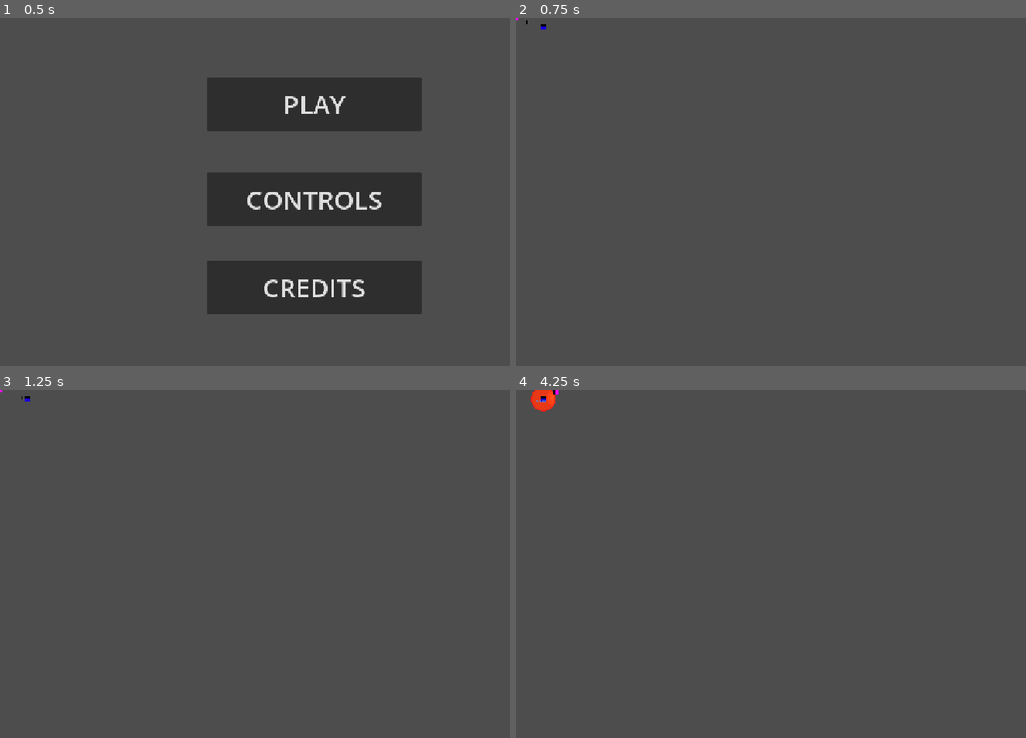
Above: before the commit, frames 1-4 (two rows, left to right).
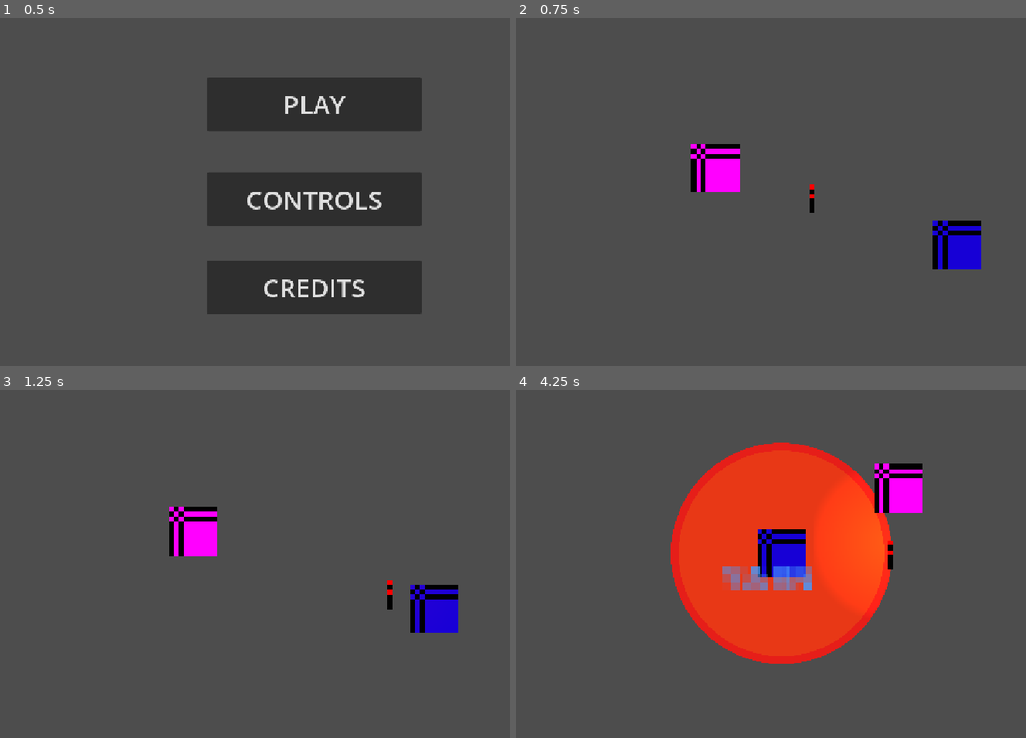
Above: after the commit, the same moments.

Repository: anqilique/GDGJam2-2025
Game: Godot game, scene res://Scenes/start_menu.tscn
The game is run twice, just before and just after one commit, with the same random seed, the same clock (stepped at 60 frames per second) and the same inputs.
Inputs (mouse positions are in pixels of both pictures, inside the frame that each line leads up to):
- Up to frame 1 (0.5 s): no input
- Up to frame 2 (0.75 s): click "PLAY" at 0.5 s
- Up to frame 3 (1.25 s): no input
- Up to frame 4 (4.25 s): move the mouse to (959, 546) at 1.27 s; hold D (fire_cat_move_right) 1.28-2.03 s; click (959, 546) at 1.35 s; move the mouse to (699, 581) at 2.02 s; hold S (fire_cat_move_down) 2.03-2.78 s; tap Space (yarn_cat_pass_torch) at 2.1, 3.6 s; move the mouse to (888, 487) at 2.77 s; hold D (fire_cat_move_right) 2.78-3.53 s; click (888, 487) at 2.85 s; move the mouse to (796, 633) at 3.52 s; hold W (fire_cat_move_up) from 3.53 s (still down)

Frame 1 is identical in both runs. In frame 2, 2.8% of the frame differs, in the area x 0-92%, y 0-73%; in frame 3, 2.7%; in frame 4, 23%, in the area x 2-80%, y 0-79%.

Commit message:
fixed everything

Diff:
--- a/Scenes/main.tscn
+++ b/Scenes/main.tscn
@@ -1,11 +1,11 @@
-[gd_scene load_steps=7 format=3 uid="uid://cu7k1o7cvtfnr"]
+[gd_scene load_steps=7 format=3 uid="uid://cxay66w25d02m"]
 
 [ext_resource type="Script" uid="uid://bcrdf5jxhxnun" path="res://Scripts/main.gd" id="1_21xkr"]
 [ext_resource type="PackedScene" uid="uid://r7jxd36vluqq" path="res://Scenes/fire_cat.tscn" id="2_bo1nx"]
-[ext_resource type="Script" uid="uid://cha0dey3px8f1" path="res://Scripts/CameraController.gd" id="2_kry3j"]
 [ext_resource type="PackedScene" uid="uid://2t5bc1akjdes" path="res://Scenes/yarn_cat.tscn" id="3_8gbba"]
 [ext_resource type="PackedScene" uid="uid://clawv8kask8pi" path="res://Scenes/shadow.tscn" id="4_jjvhh"]
-[ext_resource type="PackedScene" uid="uid://bm0xq7m4hiuve" path="res://Scenes/torch.tscn" id="5_21xkr"]
+[ext_resource type="PackedScene" uid="uid://bm0xq7m4hiuve" path="res://Scenes/Torch.tscn" id="5_21xkr"]
+[ext_resource type="PackedScene" uid="uid://b0wamciy0efu" path="res://Scenes/camera_2d.tscn" id="5_kry3j"]
 
 [node name="Main" type="Node2D"]
 script = ExtResource("1_21xkr")
@@ -18,14 +18,12 @@
 
 [node name="Torch" parent="." instance=ExtResource("5_21xkr")]
 
-[node name="Camera2D" type="Camera2D" parent="."]
-enabled = false
-zoom = Vector2(9, 9)
-script = ExtResource("2_kry3j")
-
 [node name="ShadowSpawnTimer" type="Timer" parent="."]
 wait_time = 4.0
 one_shot = true
 autostart = true
 
+[node name="Camera2D" parent="." instance=ExtResource("5_kry3j")]
+position = Vector2(22, 4)
+
 [connection signal="timeout" from="ShadowSpawnTimer" to="." method="_on_shadow_spawn_timer_timeout"]
--- a/Scenes/main_copy.tscn
+++ b/Scenes/main_copy.tscn
@@ -1,10 +1,10 @@
-[gd_scene load_steps=7 format=3 uid="uid://dih7tvnbb7sd4"]
+[gd_scene load_steps=7 format=3 uid="uid://bff25pcs5yd7c"]
 
 [ext_resource type="Script" uid="uid://bcrdf5jxhxnun" path="res://Scripts/main.gd" id="1_4etpg"]
 [ext_resource type="PackedScene" uid="uid://clawv8kask8pi" path="res://Scenes/shadow.tscn" id="2_hafee"]
 [ext_resource type="PackedScene" uid="uid://r7jxd36vluqq" path="res://Scenes/fire_cat.tscn" id="3_plt11"]
 [ext_resource type="PackedScene" uid="uid://2t5bc1akjdes" path="res://Scenes/yarn_cat.tscn" id="4_wpsug"]
-[ext_resource type="PackedScene" uid="uid://bm0xq7m4hiuve" path="res://Scenes/torch.tscn" id="5_wb8jq"]
+[ext_resource type="PackedScene" uid="uid://bm0xq7m4hiuve" path="res://Scenes/Torch.tscn" id="5_wb8jq"]
 [ext_resource type="Script" uid="uid://cha0dey3px8f1" path="res://Scripts/CameraController.gd" id="6_apqya"]
 
 [node name="Main" type="Node2D"]
Not shown: 1 places in Scenes/fire_cat.tscn that only renumber resources
Not shown: 1 places in Scenes/yarn_cat.tscn that only renumber resources
